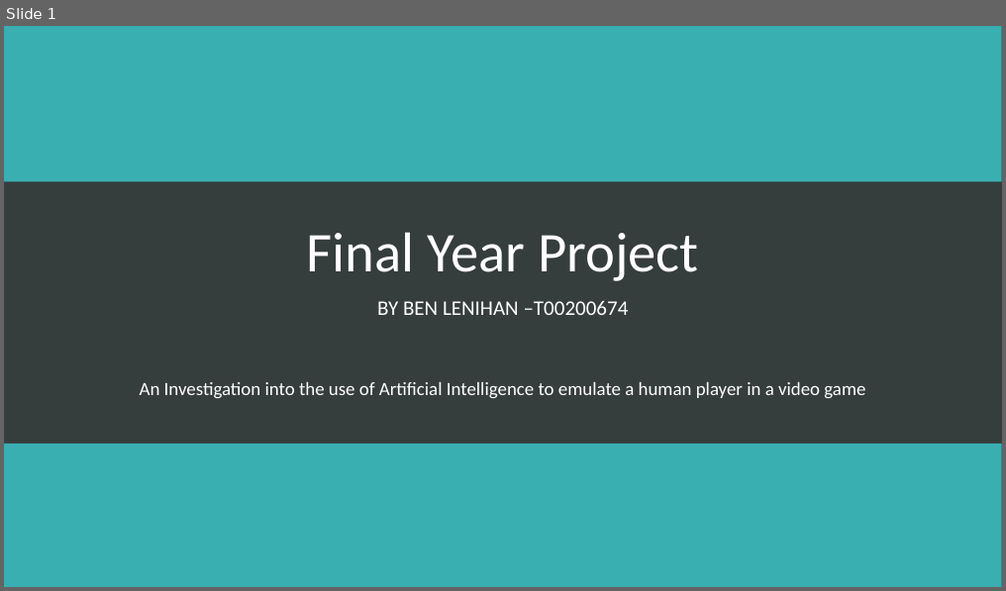
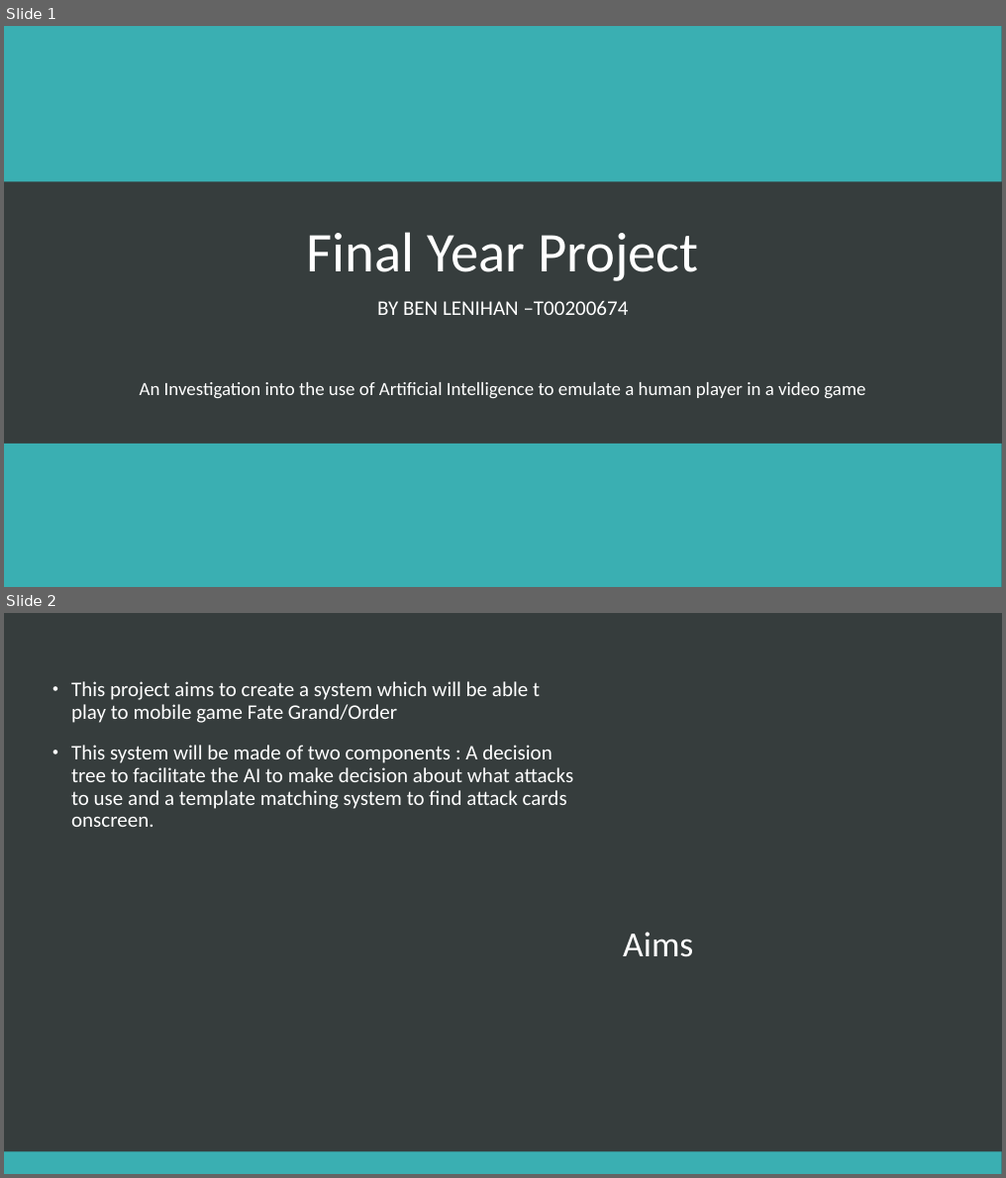
Before and after one commit to SpartanC322/FinalYearProject, a slide deck: Final Year Project.pptm. Shown one above the other, each under a label of ours: slide 1 before the commit, slides 1 and 2 after it. The pictures are 1006x591 and 1006x1178 pixels, drawn with LibreOffice and Linux fonts; fonts in the diff are those of the drawing. Boxes give left, top, right and bottom in pixels: in the first picture for what was removed or moved away, otherwise in the second. Text is boxed around its words. In the diff, an @@ line names an element or a change of style, - is before the commit and + after.

```diff
--- a/Final Year Project.pptm
+++ b/Final Year Project.pptm
@@ slide 2 added at (4, 613, 1002, 1174), background #363D3D @@
@@ text added at (71, 681, 574, 827), 20 pt, text #FFFFFF @@
+• This project aims to create a system which will be able t play to mobile game Fate Grand/Order
+• This system will be made of two components : A decision tree to facilitate the AI to make decision about what attacks to use and a template matching system to find attack cards onscreen.
@@ title added at (623, 932, 693, 958), 34 pt, text #FFFFFF @@
+Aims
@@ rectangle added at (4, 1152, 1002, 1174), fill #3AAFB2 @@
```
Also in this commit, not shown: 3 other slides added, 1 slide removed.
